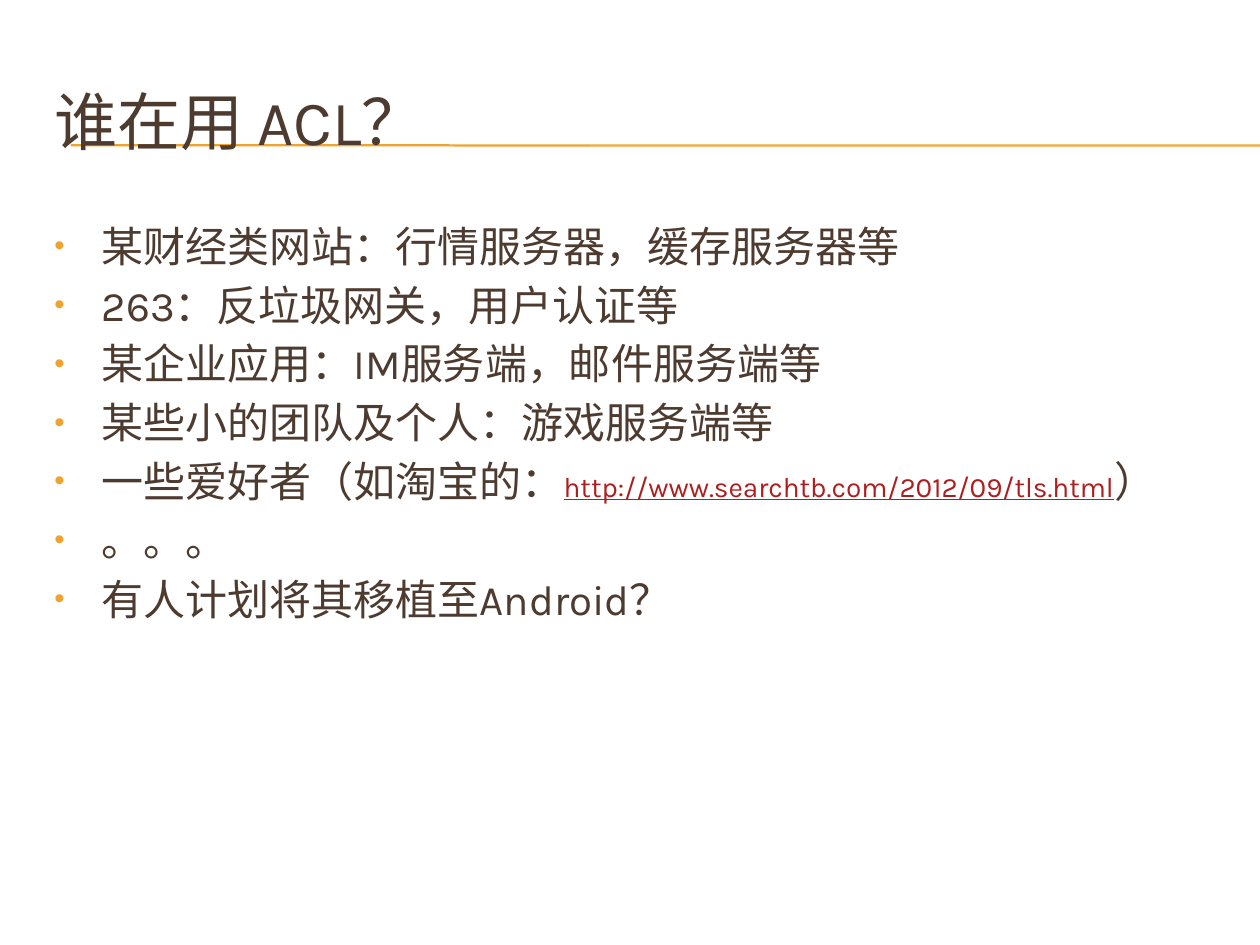
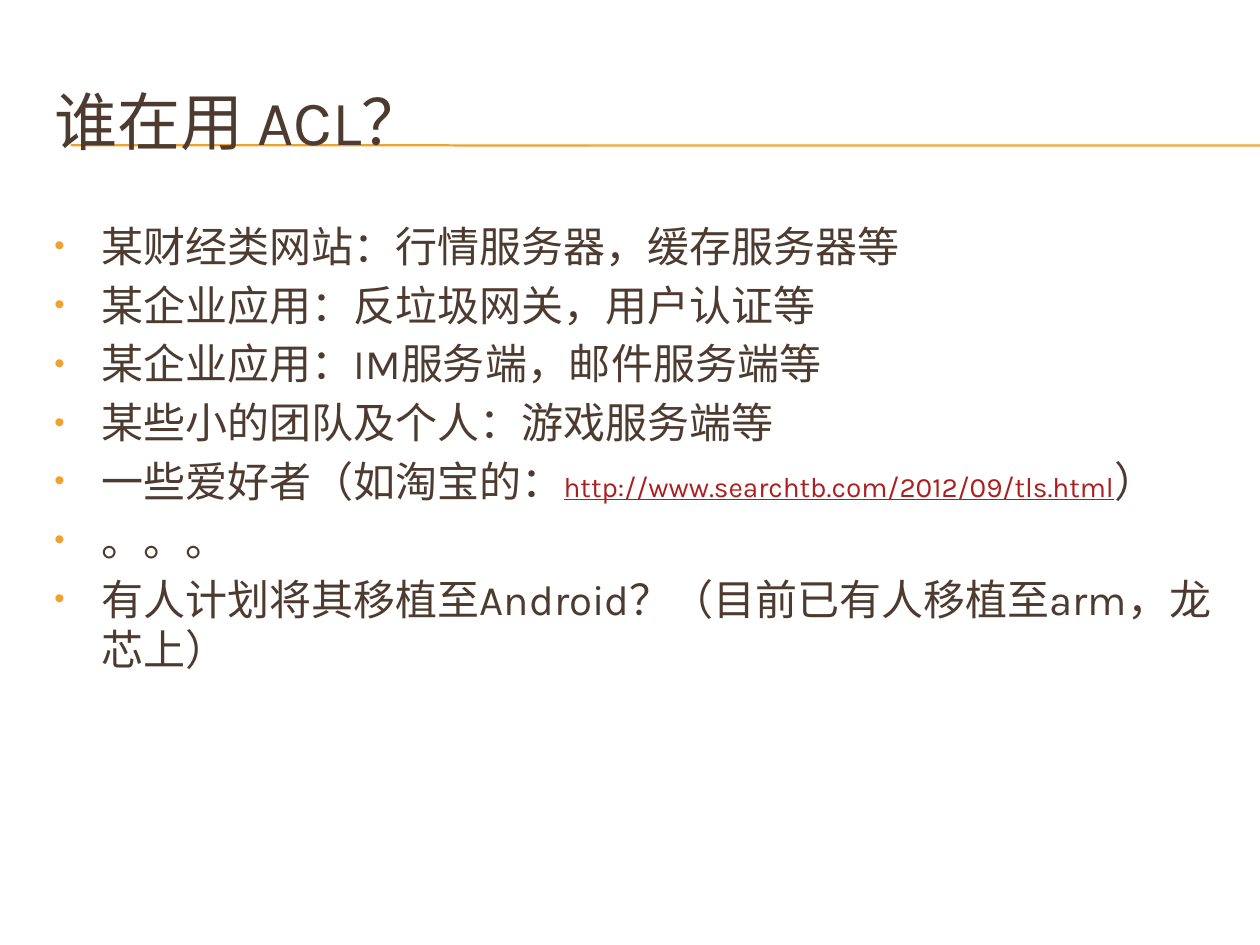
Before and after one commit to cnsuhao/developkit-acl, a slide deck: slide 5 of doc/acl.pptx. Drawn at 1260x945 pixels with LibreOffice and Linux fonts; fonts in the diff are those of the drawing; background and template pictures are left out. Boxes give left, top, right and bottom in pixels: in the first picture for what was removed or moved away, otherwise in the second. Text is boxed around its words. In the diff, an @@ line names an element or a change of style, - is before the commit and + after.

```diff
--- a/doc/acl.pptx
+++ b/doc/acl.pptx
@@ text at <box>102,285,816,326</box>: text changed @@
-• 263：反垃圾网关，用户认证等
+• 某企业应用：反垃圾网关，用户认证等
@@ text at <box>102,579,1212,669</box>: text changed @@
-• 有人计划将其移植至Android？
+• 有人计划将其移植至Android？（目前已有人移植至arm，龙芯上）
```
Also in this commit, not shown: 1 other slide changed.
